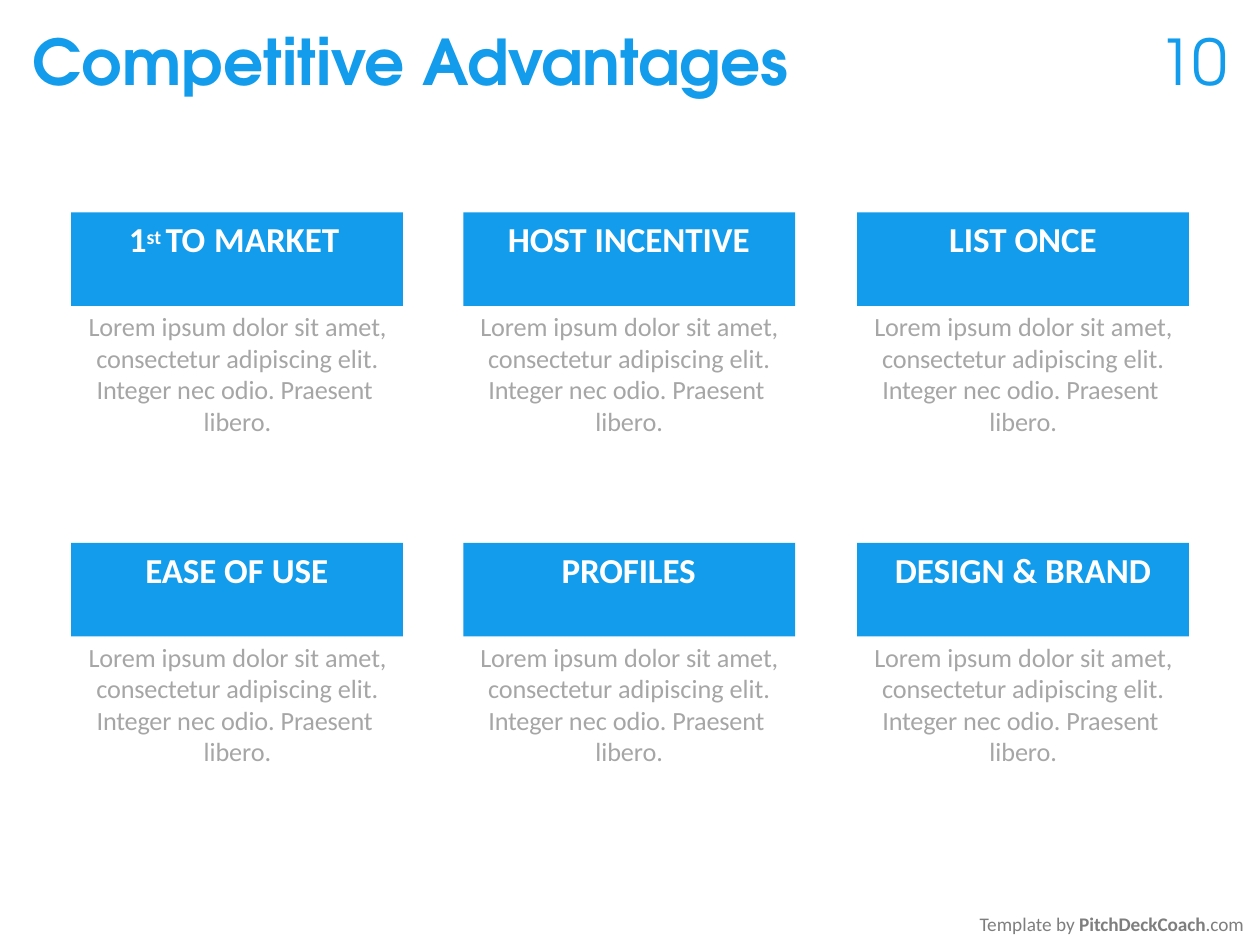
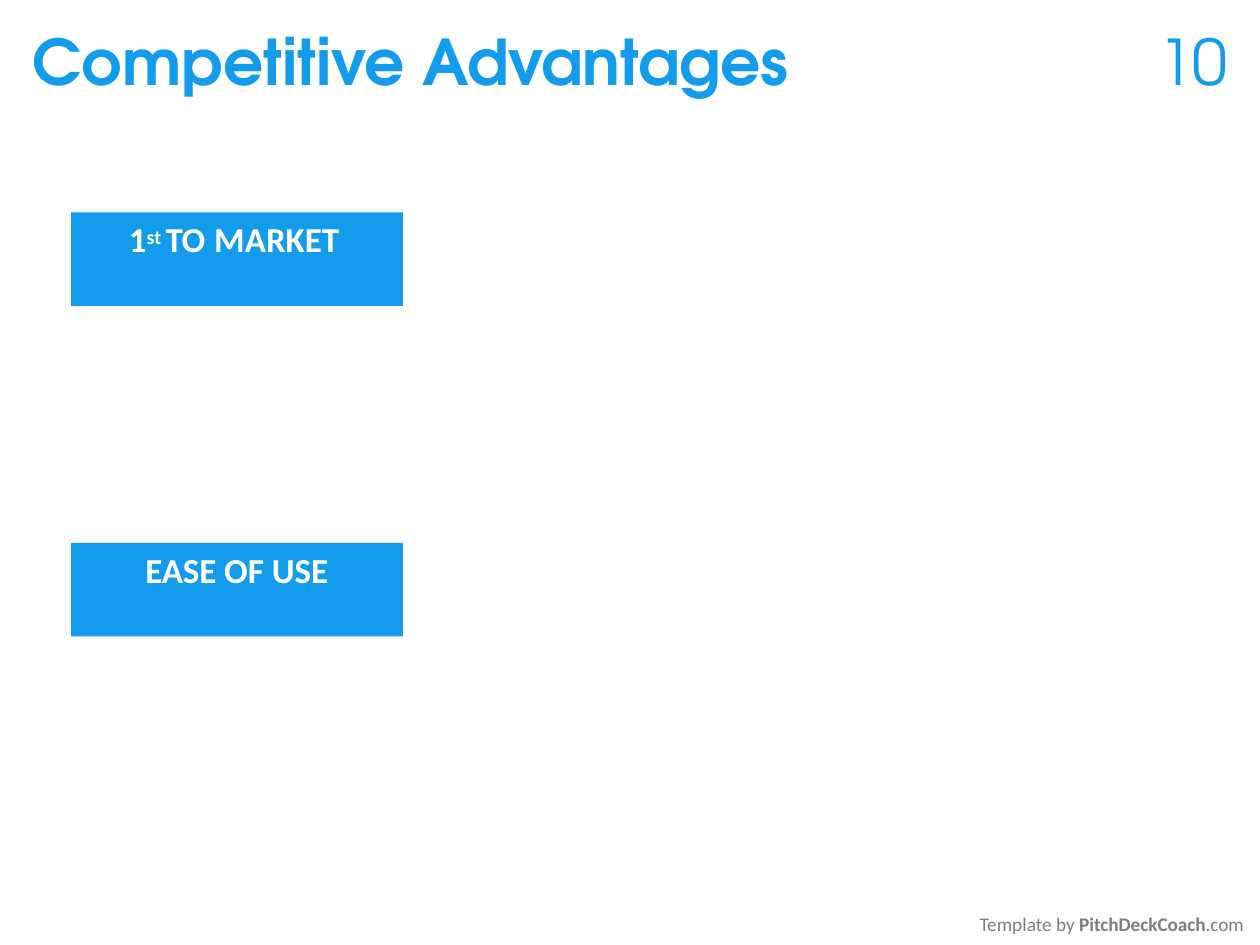
Before and after one commit to chaithu563/myserviceneed, a slide deck: slide 8 of service_images/startuppitch/myservicenned_pitch.pptx (slide 10 before the commit). Drawn at 1260x945 pixels with LibreOffice and Linux fonts; fonts in the diff are those of the drawing. Boxes give left, top, right and bottom in pixels: in the first picture for what was removed or moved away, otherwise in the second. Text is boxed around its words. In the diff, an @@ line names an element or a change of style, - is before the commit and + after.

Commit message:
ppt

```diff
--- a/service_images/startuppitch/myservicenned_pitch.pptx
+++ b/service_images/startuppitch/myservicenned_pitch.pptx
@@ rectangle removed at (464, 213, 795, 306) @@
-HOST INCENTIVE
@@ rectangle removed at (857, 213, 1188, 306) @@
-LIST ONCE
@@ text removed at (89, 318, 386, 431) @@
-Lorem ipsum dolor sit amet, consectetur adipiscing elit. Integer nec odio. Praesent libero.
@@ text removed at (480, 318, 778, 431) @@
-Lorem ipsum dolor sit amet, consectetur adipiscing elit. Integer nec odio. Praesent libero.
@@ text removed at (874, 318, 1172, 431) @@
-Lorem ipsum dolor sit amet, consectetur adipiscing elit. Integer nec odio. Praesent libero.
@@ rectangle removed at (464, 543, 795, 636) @@
-PROFILES
@@ rectangle removed at (857, 543, 1188, 636) @@
-DESIGN & BRAND
@@ text removed at (89, 649, 386, 761) @@
-Lorem ipsum dolor sit amet, consectetur adipiscing elit. Integer nec odio. Praesent libero.
@@ text removed at (480, 649, 778, 761) @@
-Lorem ipsum dolor sit amet, consectetur adipiscing elit. Integer nec odio. Praesent libero.
@@ text removed at (874, 649, 1172, 761) @@
-Lorem ipsum dolor sit amet, consectetur adipiscing elit. Integer nec odio. Praesent libero.
```
Also in this commit, not shown: 3 other slides changed, 2 slides removed, 1 other file.
